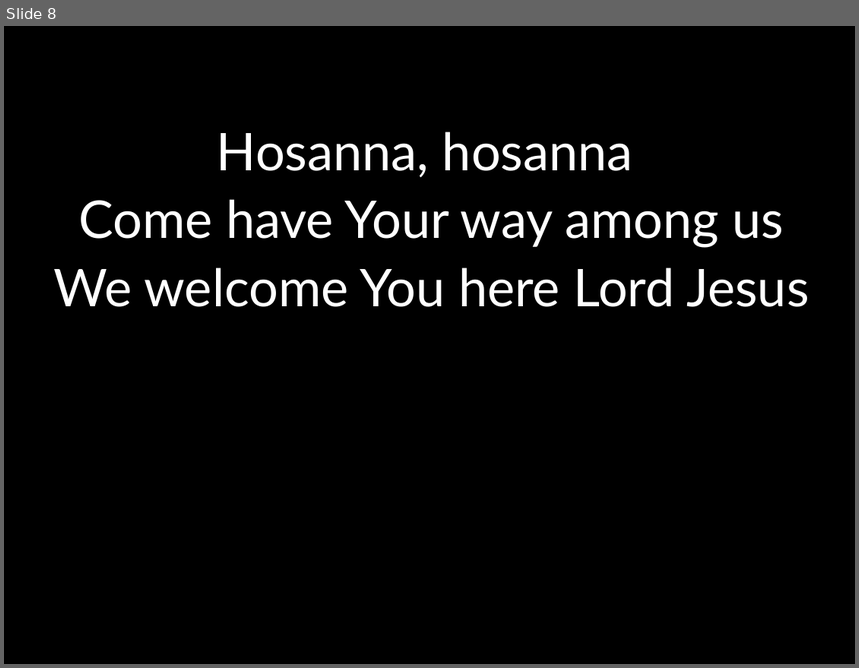
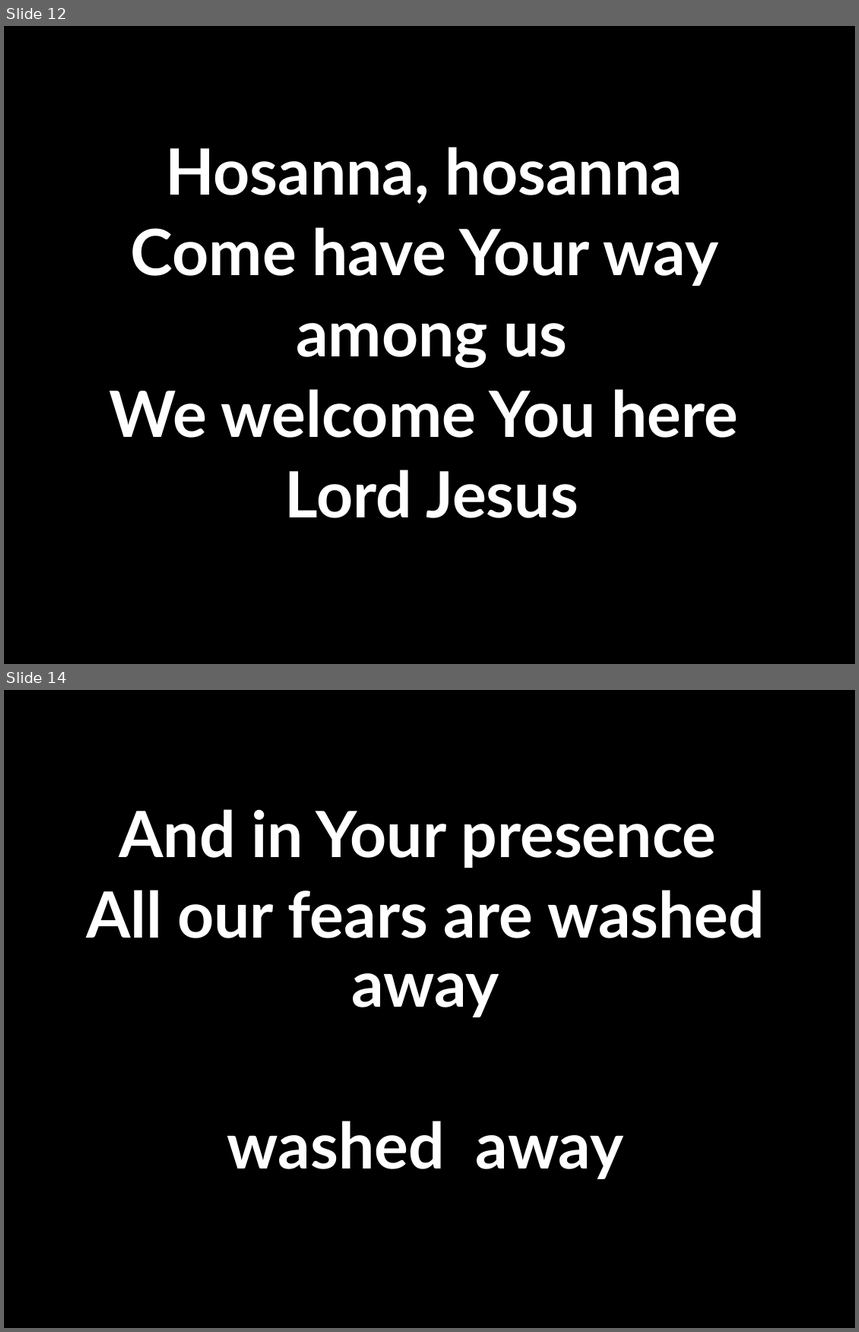
Before and after one commit to kendall412/worship, a slide deck: Hosanna (Praise is Rising).pptx. Shown one above the other, each under a label of ours: slide 8 before the commit, slides 12 and 14 after it; the slides between them are not shown. The pictures are 859x668 and 859x1332 pixels, drawn with LibreOffice and Linux fonts; fonts in the diff are those of the drawing. Boxes give left, top, right and bottom in pixels: in the first picture for what was removed or moved away, otherwise in the second. Text is boxed around its words. In the diff, an @@ line names an element or a change of style, - is before the commit and + after.

```diff
--- a/Hosanna (Praise is Rising).pptx
+++ b/Hosanna (Praise is Rising).pptx
@@ slide 14 added at [4, 690, 855, 1328], background #000000 @@
@@ subtitle added at [86, 809, 765, 1179], 54 pt, text #FFFFFF, bold @@
+And in Your presence
+All our fears are washed away
+washed away
@@ what was slide 8 is now slide 12 @@
@@ slide 12 changed as well @@
@@ subtitle at [165, 147, 683, 204]: size 44 to 54 pt, bold on in "Hosanna, hosanna" @@
@@ subtitle at [110, 227, 738, 518]: text changed; size 44 to 54 pt; bold on @@
-Come have Your way among us
-We welcome You here Lord Jesus
+Come have Your way
+among us
+We welcome You here
+Lord Jesus
```
Also in this commit, not shown: 10 other slides changed, 4 other slides added, 5 other files.
